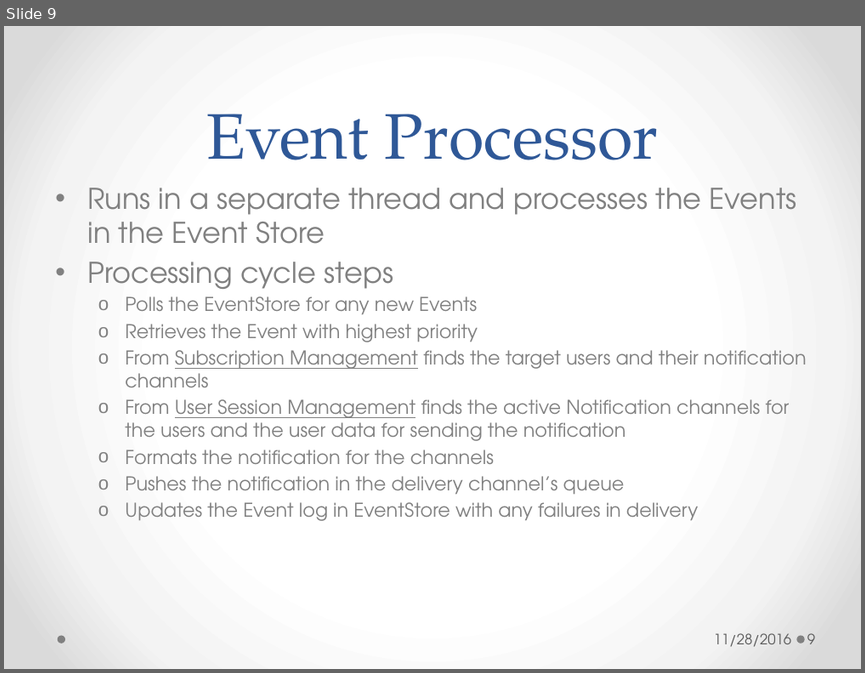
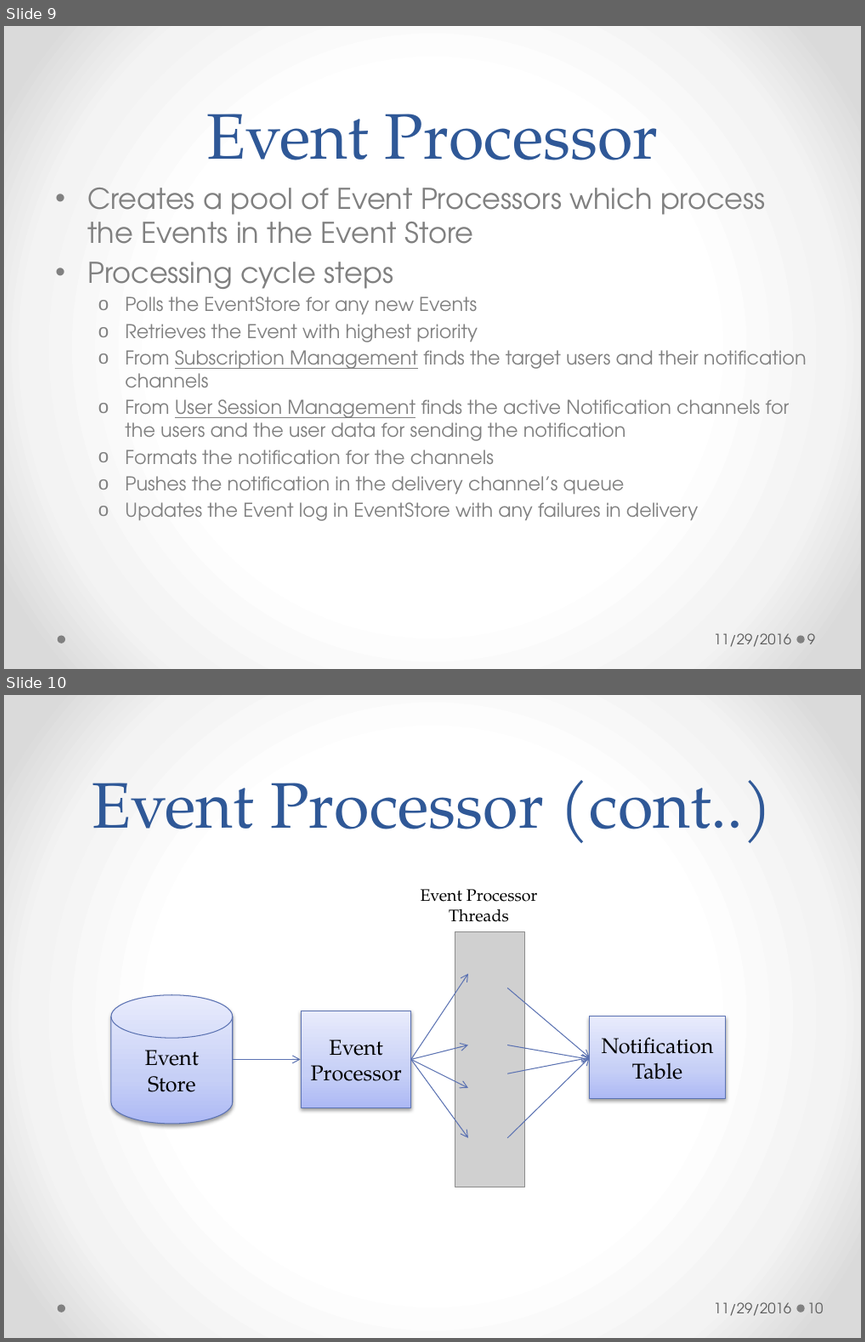
Before and after one commit to amitgem/notificationService, a slide deck: Presentation.pptx. Shown one above the other, each under a label of ours: slide 9 before the commit, slides 9 and 10 after it. The pictures are 865x673 and 865x1342 pixels, drawn with LibreOffice and Linux fonts; fonts in the diff are those of the drawing; grey boxes stand for pictures. Boxes give left, top, right and bottom in pixels: in the first picture for what was removed or moved away, otherwise in the second. Text is boxed around its words. In the diff, an @@ line names an element or a change of style, - is before the commit and + after.

```diff
--- a/Presentation.pptx
+++ b/Presentation.pptx
@@ slide 10 added at bbox=[4, 695, 861, 1338], background gradient #FFFFFF to #F4F4F4 to #DADADA; not listed: 2 template elements that a slide beside it also shows @@
@@ title added at bbox=[92, 780, 772, 843], 54 pt, text #2F5897 @@
+Event Processor (cont..)
@@ text added at bbox=[420, 889, 538, 922], 14 pt, text #000000 @@
+Event Processor Threads
@@ picture added at bbox=[455, 931, 525, 1187] @@
@@ arrow added from (411, 1059) to (468, 974), #5C72B2 0.75 pt @@
@@ cylinder added at bbox=[111, 995, 233, 1123], fill gradient #ADBBF6 to #C5CFF8 to #E8ECFD, outline #5C72B2 0.75 pt, 18 pt, text #000000 @@
+Event Store
@@ arrow added from (508, 988) to (589, 1057), #5C72B2 0.75 pt @@
@@ rectangle added at bbox=[302, 1011, 411, 1107], fill gradient #ADBBF6 to #C5CFF8 to #E8ECFD, outline #5C72B2 0.75 pt, 18 pt, text #000000 @@
+Event Processor
@@ rectangle added at bbox=[589, 1016, 725, 1099], fill gradient #ADBBF6 to #C5CFF8 to #E8ECFD, outline #5C72B2 0.75 pt, 18 pt, text #000000 @@
+Notification Table
@@ arrow added from (411, 1059) to (468, 1044), #5C72B2 0.75 pt @@
@@ arrow added from (508, 1044) to (589, 1059), #5C72B2 0.75 pt @@
@@ arrow added from (233, 1059) to (301, 1059), #5C72B2 0.75 pt @@
@@ arrow added from (411, 1059) to (468, 1088), #5C72B2 0.75 pt @@
@@ arrow added from (411, 1059) to (468, 1138), #5C72B2 0.75 pt @@
@@ arrow added from (508, 1074) to (589, 1057), #5C72B2 0.75 pt @@
@@ arrow added from (508, 1138) to (589, 1057), #5C72B2 0.75 pt @@
@@ text added at bbox=[714, 1302, 792, 1315], 12 pt, text #595959 @@
+11/29/2016
@@ page number added at bbox=[807, 1302, 823, 1313], 12 pt, text #595959 @@
+10
@@ slide 9 changed as well @@
@@ text at bbox=[87, 188, 766, 244]: text changed @@
-• Runs in a separate thread and processes the Events in the Event Store
+• Creates a pool of Event Processors which process the Events in the Event Store
@@ text at bbox=[714, 633, 792, 646]: text changed @@
-11/28/2016
+11/29/2016
```
Also in this commit, not shown: 12 other slides changed, 2 other slides added, 4 other files.
